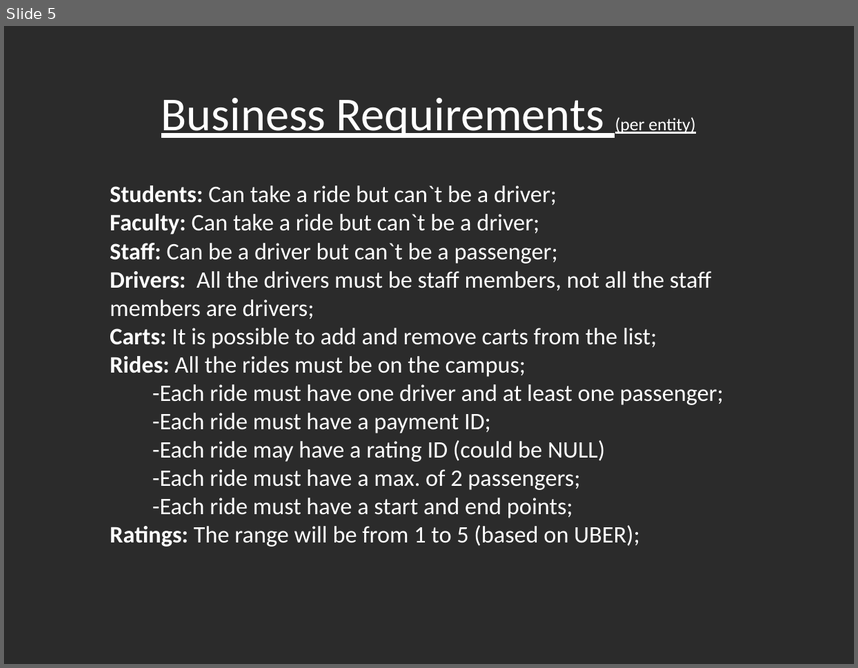
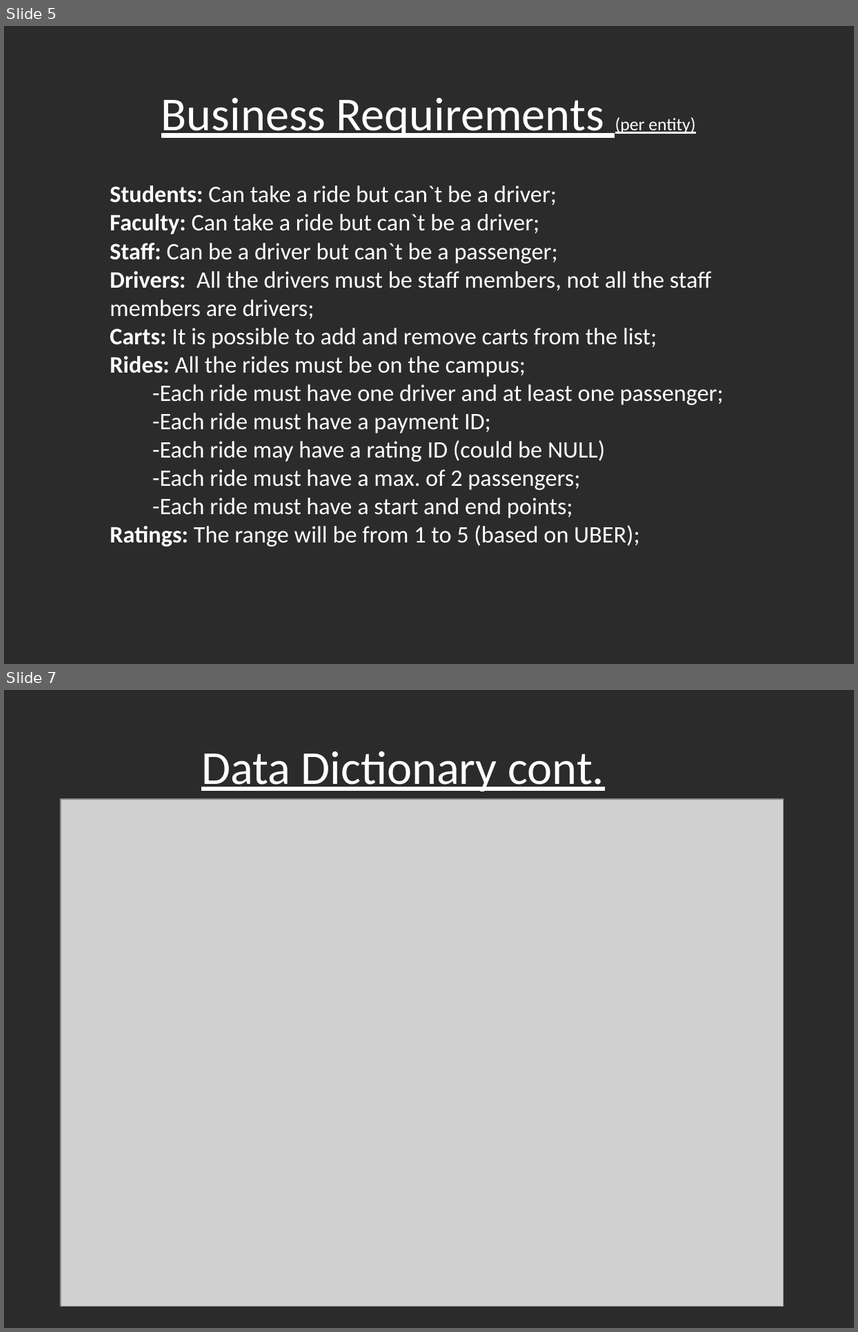
Before and after one commit to redsock88/itcs-6160-final-project, a slide deck: Project Documentation.pptx. Shown one above the other, each under a label of ours: slide 5 before the commit, slides 5 and 7 after it; the slides between them are not shown. The pictures are 858x668 and 858x1332 pixels, drawn with LibreOffice and Linux fonts; fonts in the diff are those of the drawing; grey boxes stand for pictures; background and template pictures are left out; a plain dark background stands for a picture behind light text. Boxes give left, top, right and bottom in pixels: in the first picture for what was removed or moved away, otherwise in the second. Text is boxed around its words. In the diff, an @@ line names an element or a change of style, - is before the commit and + after.

```diff
--- a/Project Documentation.pptx
+++ b/Project Documentation.pptx
@@ slide 7 added at (4, 690, 854, 1328), background picture (left out) @@
@@ text added at (201, 751, 604, 791), 40 pt, text #FFFFFF, underline @@
+Data Dictionary cont.
@@ picture added at (61, 799, 784, 1305) @@
```
Also in this commit, not shown: 1 slide changed, 12 other slides added, 1 other file.
